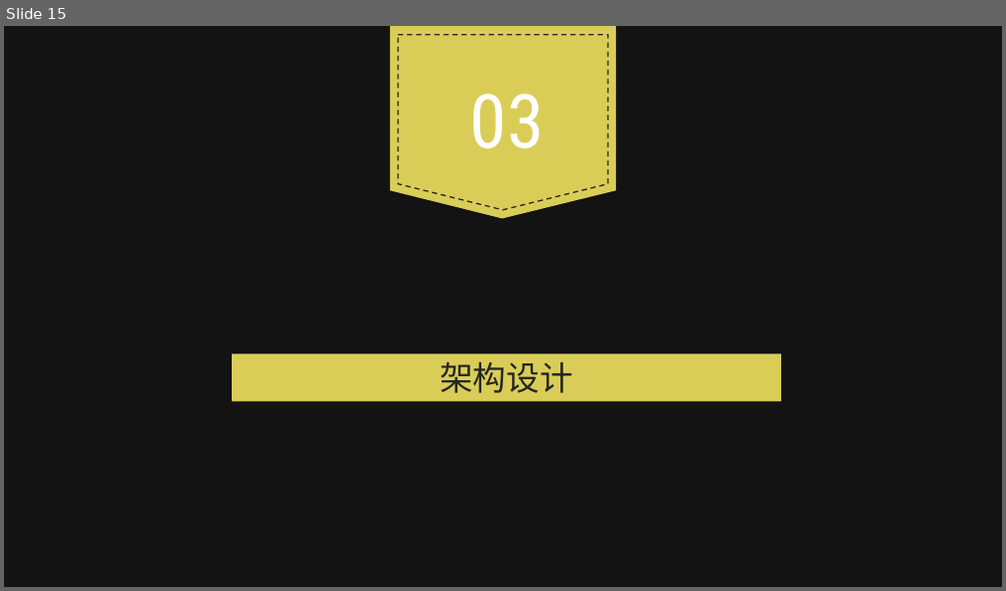
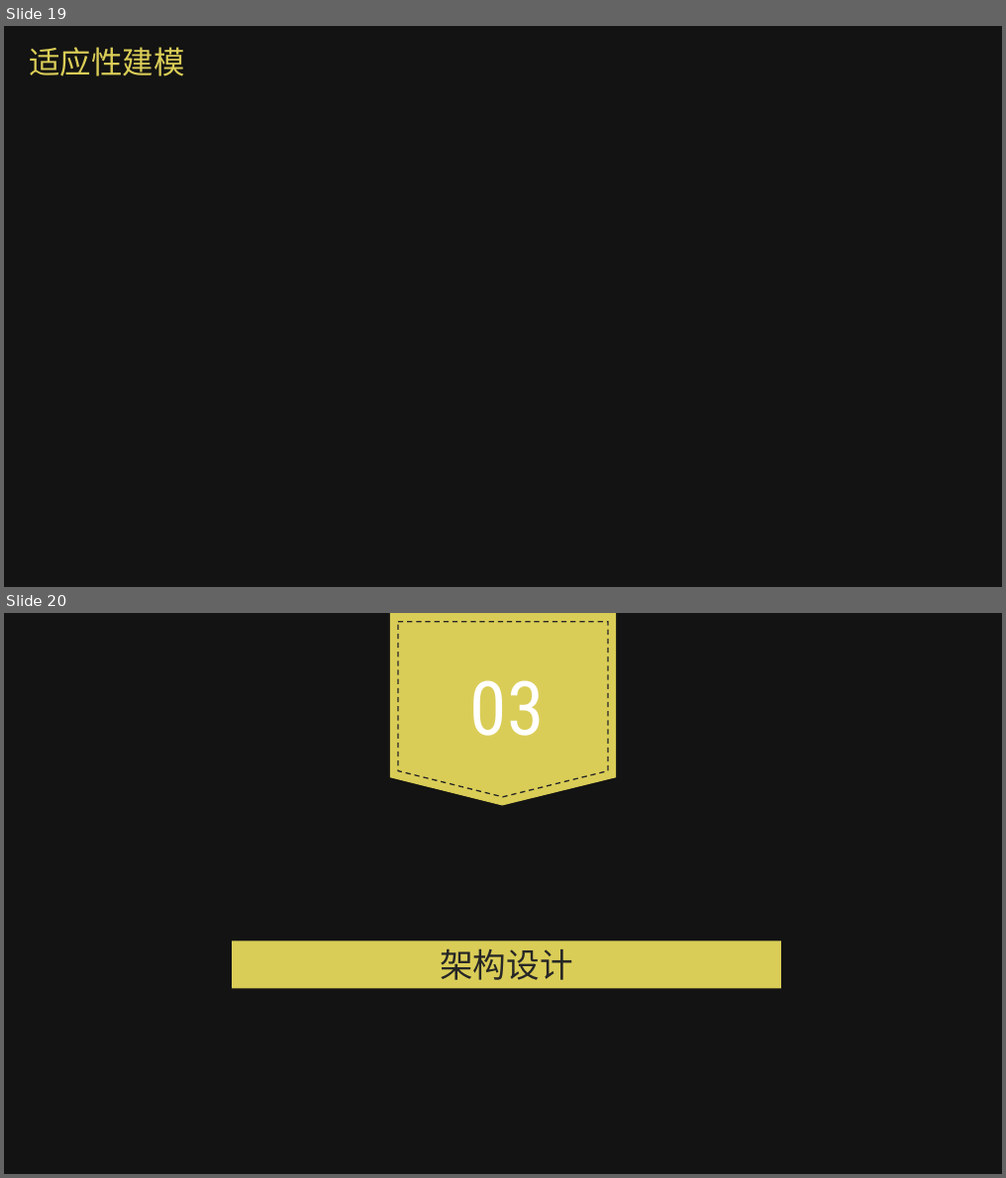
Before and after one commit to WEASP/our-project, a slide deck: Tasks/Task10/高子峰组-知否演示ppt.pptx. Shown one above the other, each under a label of ours: slide 15 before the commit, slides 19 and 20 after it. The pictures are 1006x591 and 1006x1178 pixels, drawn with LibreOffice and Linux fonts; fonts in the diff are those of the drawing; background and template pictures are left out; a plain dark background stands for a picture behind light text. Boxes give left, top, right and bottom in pixels: in the first picture for what was removed or moved away, otherwise in the second. Text is boxed around its words. In the diff, an @@ line names an element or a change of style, - is before the commit and + after.

```diff
--- a/Tasks/Task10/高子峰组-知否演示ppt.pptx
+++ b/Tasks/Task10/高子峰组-知否演示ppt.pptx
@@ slide 19 added at [4, 26, 1002, 587], background picture (left out); not listed: 1 template element that a slide beside it also shows @@
@@ text added at [29, 47, 184, 76], 30 pt, text #DACD57 @@
+适应性建模
@@ what was slide 15 is now slide 20 @@
```
Also in this commit, not shown: 5 slides changed, 6 other slides added, 1 other file.
